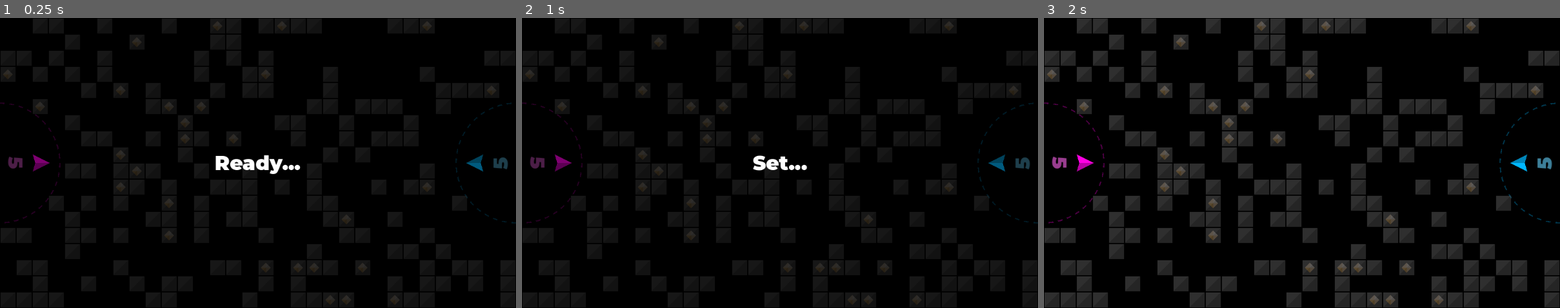
Above: before the commit, frames 1-3 (left to right).
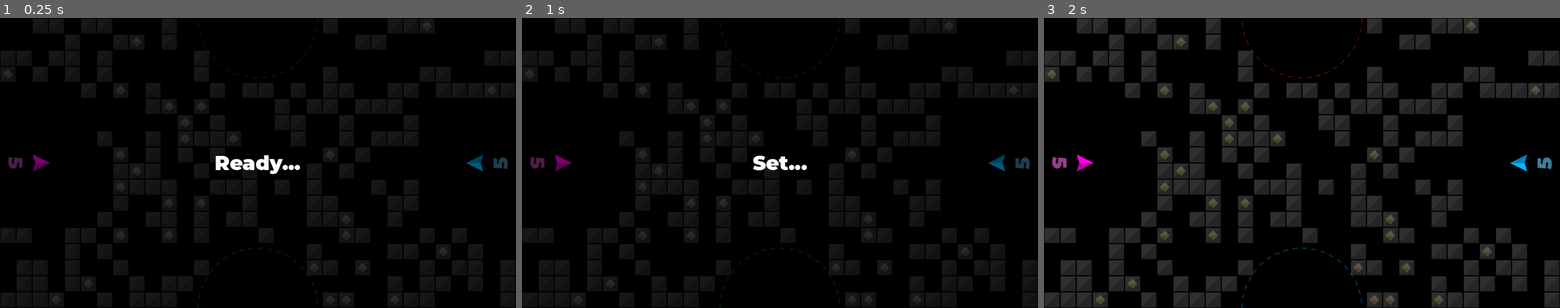
Above: after the commit, the same moments.

Repository: outrightmental/Blockbusters
Game: Godot game, scene res://scenes/play_game.tscn
The game is run twice, just before and just after one commit, with the same random seed, the same clock (stepped at 60 frames per second) and the same inputs. This scene is started directly instead of the project's main scene.
Inputs:
- Up to frame 1 (0.25 s): no input
- Up to frame 2 (1 s): tap Enter (ui_accept) at 0.5, 0.77 s; hold Right (ui_right) from 0.53 s (still down)
- Up to frame 3 (2 s): tap Enter (ui_accept) at 1.25, 1.52 s; release Right (ui_right) at 1.28 s; hold Down (ui_down) from 1.28 s (still down)

The runs differ from the first frame. In frame 1, 0.5% of the frame differs, in the area x 0-100%, y 0-100%; in frame 2, 0.5%; in frame 3, 10%.

Commit message:
game balancing

Diff:
--- a/global/config.gd
+++ b/global/config.gd
@@ -16,8 +16,8 @@
 # player initial score
 const PLAYER_INITIAL_SCORE: int      = 5
 const PLAYER_VICTORY_SCORE: int      = 10
-const PLAYER_COLLECT_GEM_VALUE: int  = 2
-const PLAYER_DISABLE_SHIP_VALUE: int = 3
+const PLAYER_COLLECT_GEM_VALUE: int  = 1
+const PLAYER_DISABLE_SHIP_VALUE: int = 0
 # Formatting template for player input
 const player_input_mapping_format: Dictionary = {
 											 "left": "p%d_left",
--- a/models/effect/explosion.gd
+++ b/models/effect/explosion.gd
@@ -3,20 +3,23 @@
 # Player number to identify the projectile
 @export var player_num: int = 0
 # Constants
-const LIFETIME_MSEC: int           = 200
-const CRITICAL_RADIUS_RATIO: float = 0.38
-const EXPLOSION_FORCE: int         = 5000
+const LIFETIME_MSEC: int                 = 200
+const CRITICAL_RADIUS_BLOCK_RATIO: float = 0.5
+const CRITICAL_RADIUS_SHIP_RATIO: float  = 0.4
+const EXPLOSION_FORCE: int               = 5000
 # Variables
 var instantiated_at_ticks_msec: float = 0.0
 var explosive_radius: float           = 0.0
-var critical_radius: float            = 0.0
+var critical_radius_ship: float       = 0.0
+var critical_radius_block: float      = 0.0
 
 
 # Called when the node enters the scene tree for the first time.
 func _ready() -> void:
 	instantiated_at_ticks_msec = Time.get_ticks_msec()
 	explosive_radius = self.get_node("ExplosiveArea2D/CollisionShape2D").shape.radius
-	critical_radius = explosive_radius * CRITICAL_RADIUS_RATIO
+	critical_radius_ship = explosive_radius * CRITICAL_RADIUS_SHIP_RATIO
+	critical_radius_block = explosive_radius * CRITICAL_RADIUS_BLOCK_RATIO
 	$ExplosiveArea2D.body_entered.connect(_on_body_entered)
 
 
@@ -24,9 +27,9 @@
 func _on_body_entered(body: Node2D) -> void:
 	var diff: Vector2 = (body.position - position)
 	body.apply_central_force(diff.normalized() * EXPLOSION_FORCE * (1 - diff.length() / explosive_radius))
-	if body is Block and diff.length() <= critical_radius:
+	if body is Block and diff.length() <= critical_radius_block:
 		body.do_break()
-	if body is Ship and diff.length() <= critical_radius:
+	if body is Ship and diff.length() <= critical_radius_ship:
 		body.do_disable(player_num)
 
 
--- a/models/player/ship.gd
+++ b/models/player/ship.gd
@@ -1,7 +1,7 @@
 class_name Ship
 extends Collidable
 
-const FORCE_AMOUNT: int             = 200
+const FORCE_AMOUNT: int             = 500
 const LINEAR_DAMP: float            = 0.9
 const TARGET_ROTATION_FACTOR: float = 10
 const DISABLED_MSEC: int            = 3000
@@ -72,7 +72,7 @@
 		if Time.get_ticks_msec() - disabled_at_ticks_msec > DISABLED_MSEC:
 			do_enable()
 	else:
-		_process_input()
+		_process_input(delta)
 
 	# Adjust the rotation towards the target angle by a factor and delta time
 	var angle_diff: float = fmod(target_rotation - actual_rotation, TAU)
@@ -86,7 +86,7 @@
 
 
 # Process input for the ship (if not disabled)
-func _process_input() -> void:
+func _process_input(delta: float) -> void:
 	# Check if input action is pressed
 	if Input.is_action_just_pressed(input_mapping["action_a"]):
 		_do_launch_projectile_explosive()
@@ -117,7 +117,7 @@
 			target_rotation = linear_velocity.angle()
 
 	# Apply force in the direction of the input vector
-	apply_central_force(input_vector * FORCE_AMOUNT)
+	apply_impulse(input_vector * FORCE_AMOUNT * delta)
 	pass
 
 
--- a/scenes/play_game.gd
+++ b/scenes/play_game.gd
@@ -134,13 +134,13 @@
 # Player 1 is 10% in from the left, vertical center, and Player 2 is 10% in from the right, vertical center.
 func _create_board() -> void:
 	var viewport_size: Vector2 = get_viewport().get_visible_rect().size
-	_spawn_player_ship(1, Vector2(viewport_size.x * 0.08, viewport_size.y * 0.5), 0)
-	_spawn_player_ship(2, Vector2(viewport_size.x * 0.92, viewport_size.y * 0.5), PI)
+	var player_ship_1: Ship = _spawn_player_ship(1, Vector2(viewport_size.x * 0.08, viewport_size.y * 0.5), 0)
+	var player_ship_2: Ship = _spawn_player_ship(2, Vector2(viewport_size.x * 0.92, viewport_size.y * 0.5), PI)
 	_spawn_player_score(1, Vector2(viewport_size.x * 0.03, viewport_size.y * 0.5), PI/2)
 	_spawn_player_score(2, Vector2(viewport_size.x * 0.97, viewport_size.y * 0.5), -PI/2)
-	var player_home_1: Home            = _spawn_player_home(1, Vector2(0, viewport_size.y * 0.5), 0)
-	var player_home_2: Home            = _spawn_player_home(2, Vector2(viewport_size.x, viewport_size.y * 0.5), PI)
-	var home_positions: Array[Vector2] = [player_home_1.position, player_home_2.position]
+	var player_home_1: Home            = _spawn_player_home(1, Vector2(viewport_size.x * 0.5, 0), 0)
+	var player_home_2: Home            = _spawn_player_home(2, Vector2(viewport_size.x * 0.5, viewport_size.y), PI)
+	var home_positions: Array[Vector2] = [player_home_1.position, player_home_2.position, player_ship_1.position, player_ship_2.position]
 
 	while block_count < BLOCK_COUNT_MAX:
 		var x: int = randi() % GRID_COLS
